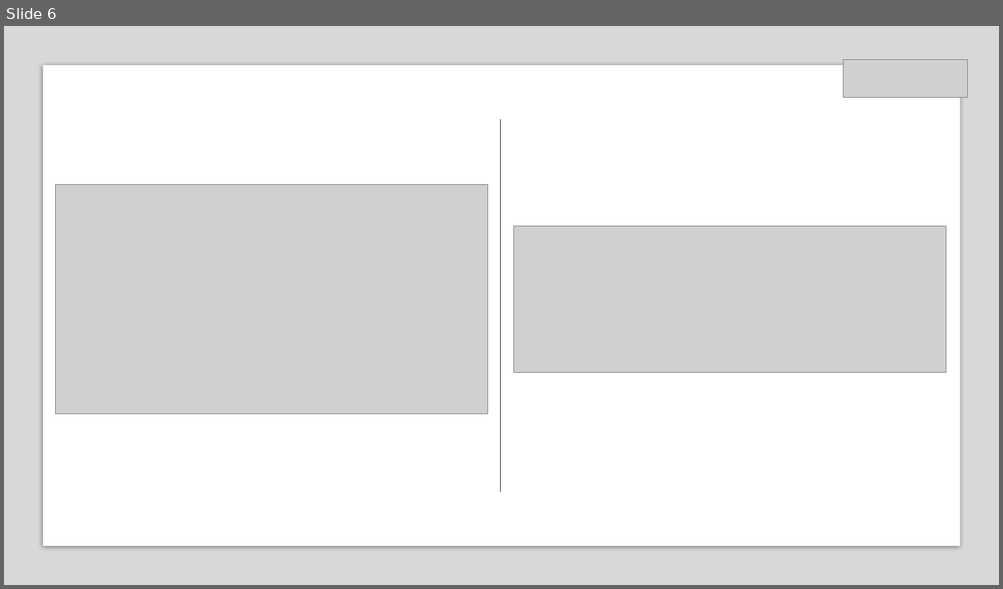
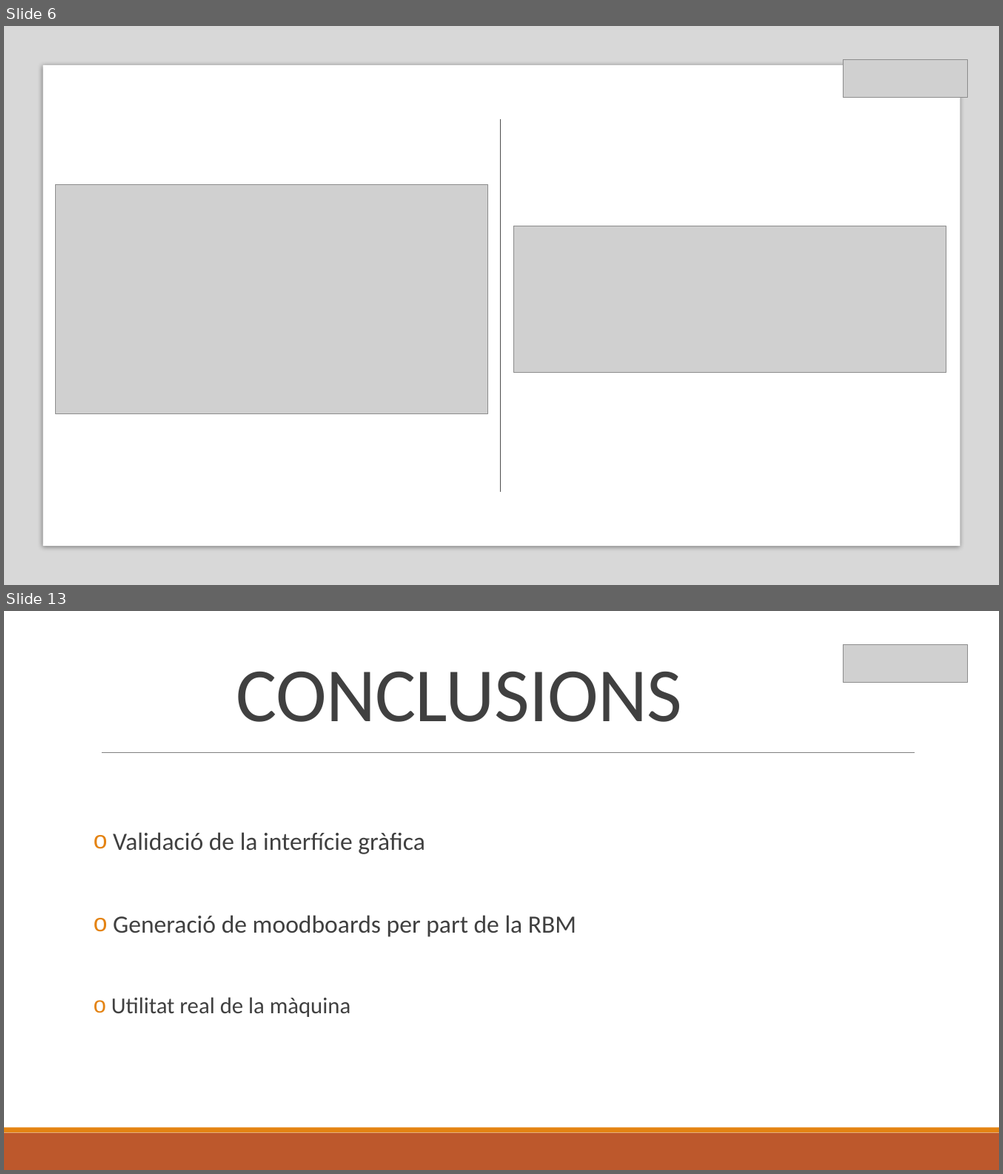
Before and after one commit to MarcFerrerMargarit/RBM_Grid_Generator, a slide deck: Presentation/Presentacio.pptx. Shown one above the other, each under a label of ours: slide 6 before the commit, slides 6 and 13 after it; the slides between them are not shown. The pictures are 1003x589 and 1003x1174 pixels, drawn with LibreOffice and Linux fonts; fonts in the diff are those of the drawing; grey boxes stand for pictures. Boxes give left, top, right and bottom in pixels: in the first picture for what was removed or moved away, otherwise in the second. Text is boxed around its words. In the diff, an @@ line names an element or a change of style, - is before the commit and + after.

```diff
--- a/Presentation/Presentacio.pptx
+++ b/Presentation/Presentacio.pptx
@@ slide 13 added at <box>4,611,999,1170</box>, background #FFFFFF @@
@@ picture added at <box>843,645,967,683</box> @@
@@ title added at <box>236,671,682,722</box>, 74 pt, text #404040 @@
+CONCLUSIONS
@@ line added from (102, 753) to (915, 753), #808080 0.5 pt @@
@@ text added at <box>111,832,576,1017</box>, 24 pt, text #404040 @@
+o Validació de la interfície gràfica
+o Generació de moodboards per part de la RBM
+o Utilitat real de la màquina
@@ rectangle added at <box>4,1133,999,1170</box>, fill #BD582C @@
@@ rectangle added at <box>4,1128,999,1133</box>, fill #E48312 @@
```
Also in this commit, not shown: 1 slide changed, 7 other slides added.
